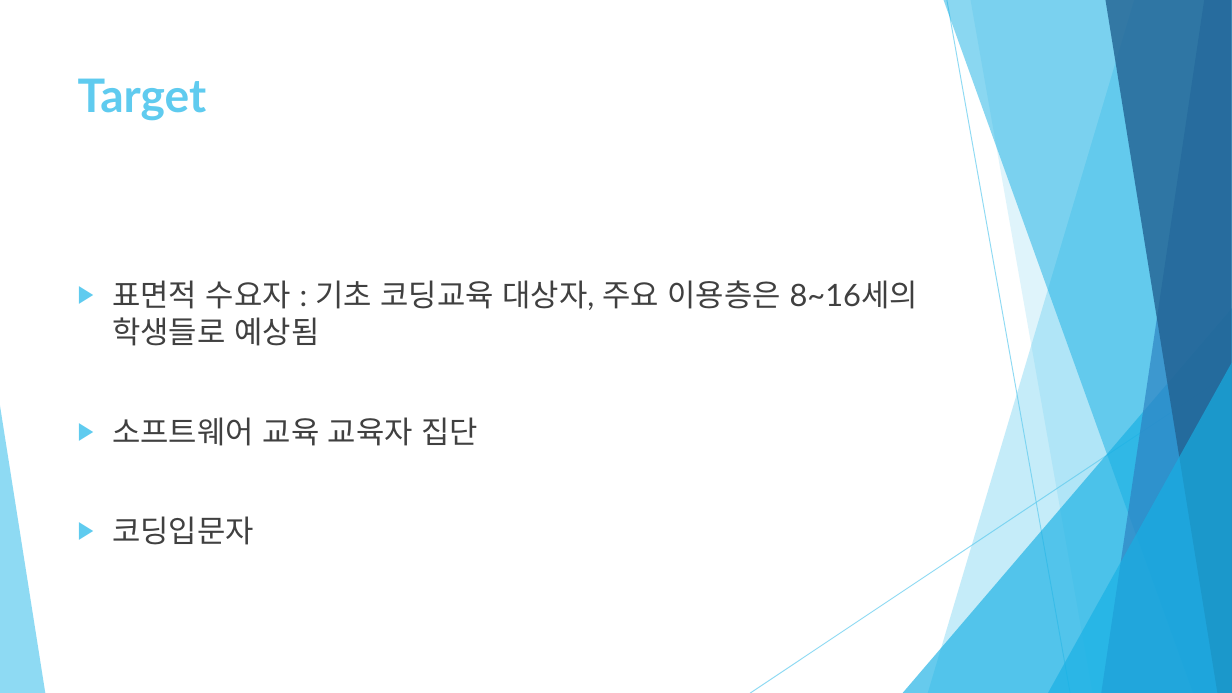
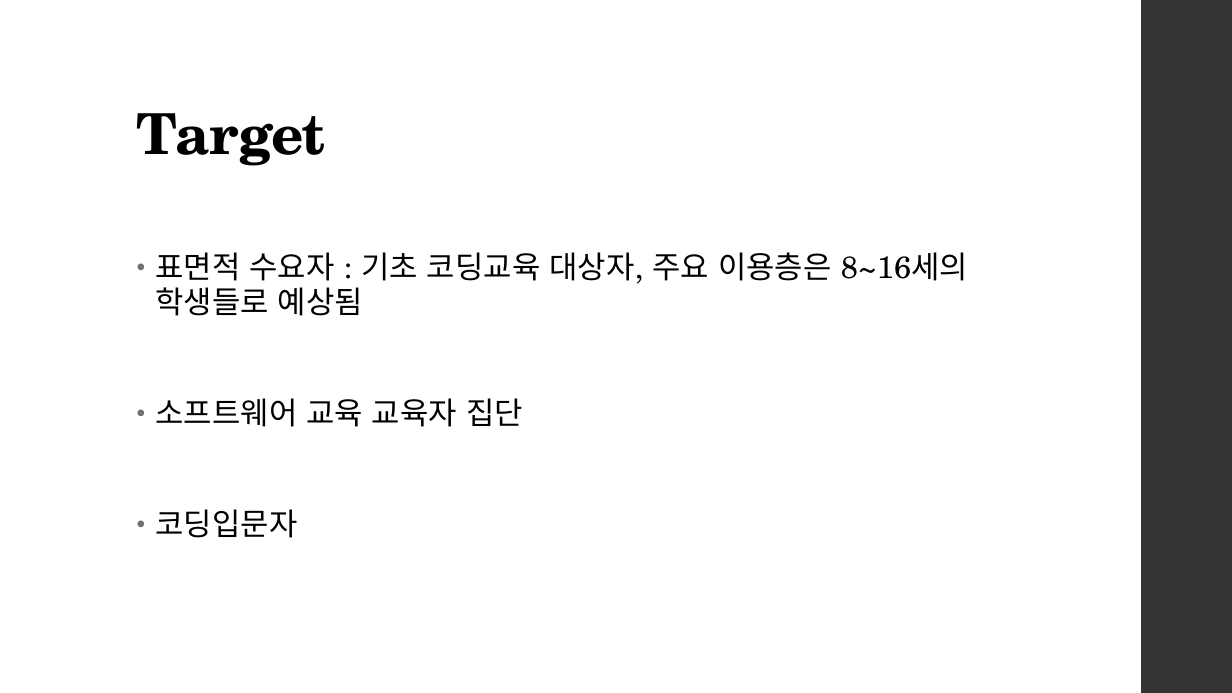
Before and after one commit to healjoo/smallprecious, a slide deck: slide 8 of 코딩교육용 퍼즐게임 제안서.pptx (slide 9 before the commit). Drawn at 1232x693 pixels with LibreOffice and Linux fonts; fonts in the diff are those of the drawing. Boxes give left, top, right and bottom in pixels: in the first picture for what was removed or moved away, otherwise in the second. Text is boxed around its words. In the diff, an @@ line names an element or a change of style, - is before the commit and + after.

```diff
--- a/코딩교육용 퍼즐게임 제안서.pptx
+++ b/코딩교육용 퍼즐게임 제안서.pptx
@@ rectangle added at <box>1141,0,1232,693</box>, fill #353537 @@
@@ title "Target": place and size @@
-title "Target" at <box>78,78,207,121</box>
+title "Target" at <box>137,113,326,166</box>
@@ title "Target" at <box>137,113,326,166</box>: size 36 to 44 pt, font Lato to TeX Gyre Schola, text colour #5FCBEF to #000000, letter spacing 0 to -0.5 pt; line spacing 1 to 0.9; vertical alignment top to bottom @@
@@ text "표면적 수요자 : 기초 코딩교육 ...": place and size @@
-text "표면적 수요자 : 기초 코딩교육 ..." at <box>112,280,918,545</box>
+text "표면적 수요자 : 기초 코딩교육 ..." at <box>155,252,968,538</box>
@@ text "표면적 수요자 : 기초 코딩교육 ..." at <box>155,252,968,538</box>: font Lato to TeX Gyre Schola, text colour #404040 to #000000, letter spacing 0 to 0.1 pt; bullet ▶ to •; line spacing 1 to 0.95; more space between paragraphs; bullet colour #5FCBEF to #6F6F74 @@
@@ group removed at <box>0,0,1232,693</box>: 5 freeform shapes, 3 triangles, 2 lines @@
```
Also in this commit, not shown: 8 other slides changed, 1 slide added, 2 slides removed, 6 other files.
